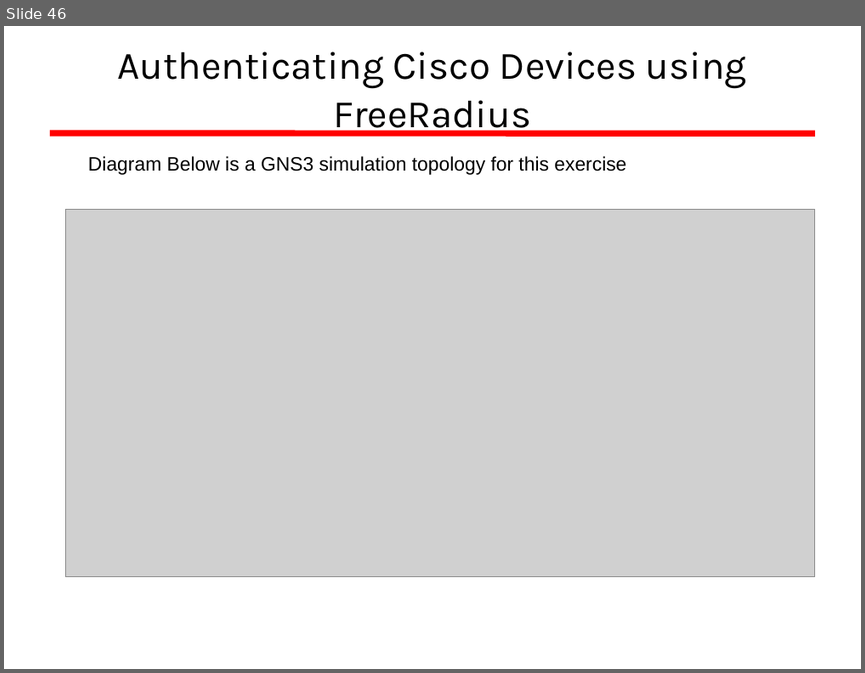
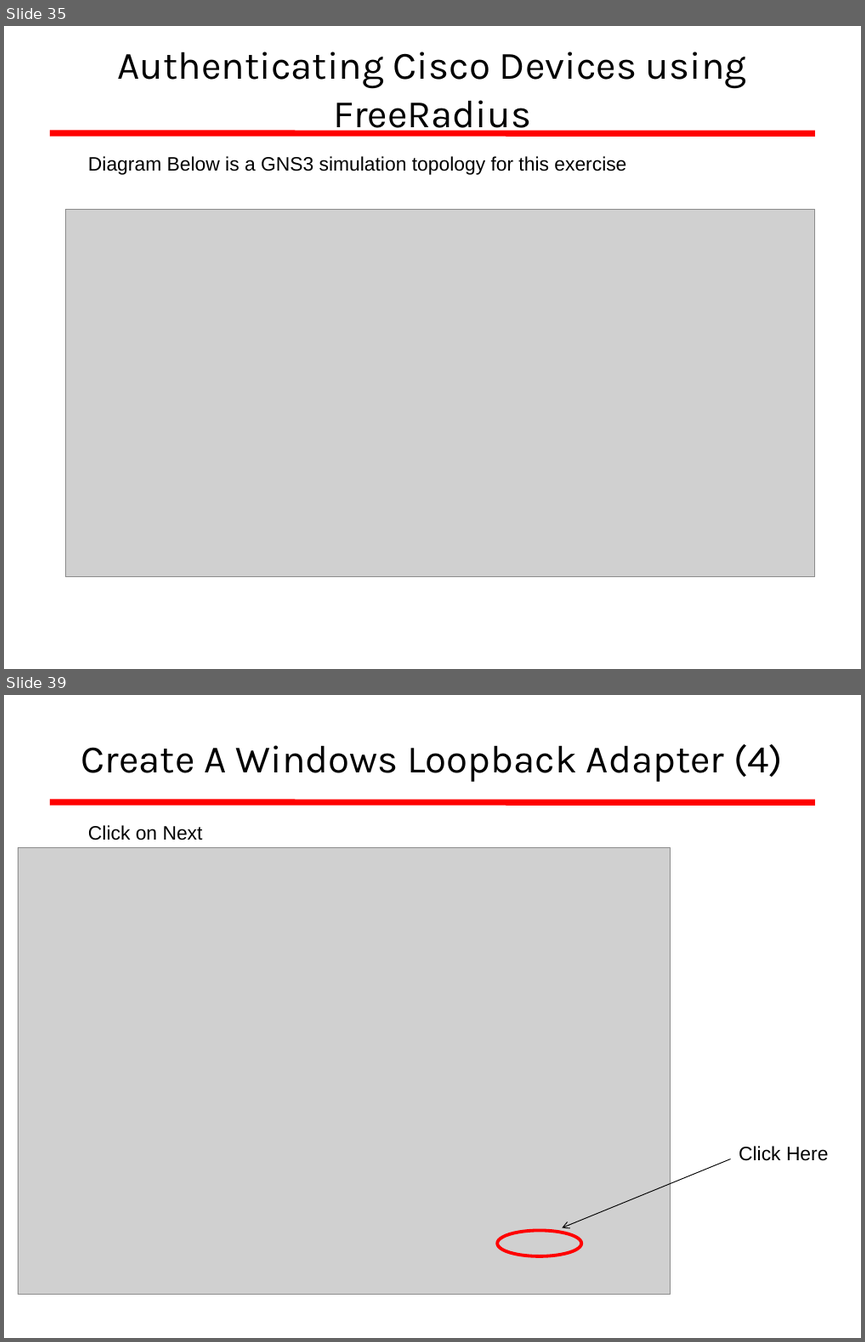
Before and after one commit to afnog/afnog.github.io, a slide deck: sse/radius/radius_presentation.ppt. Shown one above the other, each under a label of ours: slide 46 before the commit, slides 35 and 39 after it; the slides between them are not shown. The pictures are 865x673 and 865x1342 pixels, drawn with LibreOffice and Linux fonts; fonts in the diff are those of the drawing; grey boxes stand for pictures; background and template pictures are left out. Boxes give left, top, right and bottom in pixels: in the first picture for what was removed or moved away, otherwise in the second. Text is boxed around its words. In the diff, an @@ line names an element or a change of style, - is before the commit and + after.

```diff
--- a/sse/radius/radius_presentation.ppt
+++ b/sse/radius/radius_presentation.ppt
@@ slide 39 added at (4,695,861,1338), background #FFFFFF; not listed: 1 template element that a slide beside it also shows @@
@@ title added at (81,744,783,782), 36 pt, text #000000 @@
+Create A Windows Loopback Adapter (4)
@@ text added at (88,825,203,840), 18 pt, text #000000 @@
+Click on Next
@@ picture added at (18,848,670,1294) @@
@@ text added at (738,1145,828,1161), 18 pt, text #000000 @@
+Click Here
@@ arrow added from (731, 1159) to (562, 1228), #000000 0.74 pt @@
@@ ellipse added at (498,1230,582,1255), outline #FF0000 3 pt @@
@@ what was slide 46 is now slide 35 @@
```
Also in this commit, not shown: 5 slides changed, 34 other slides added, 16 slides removed.
